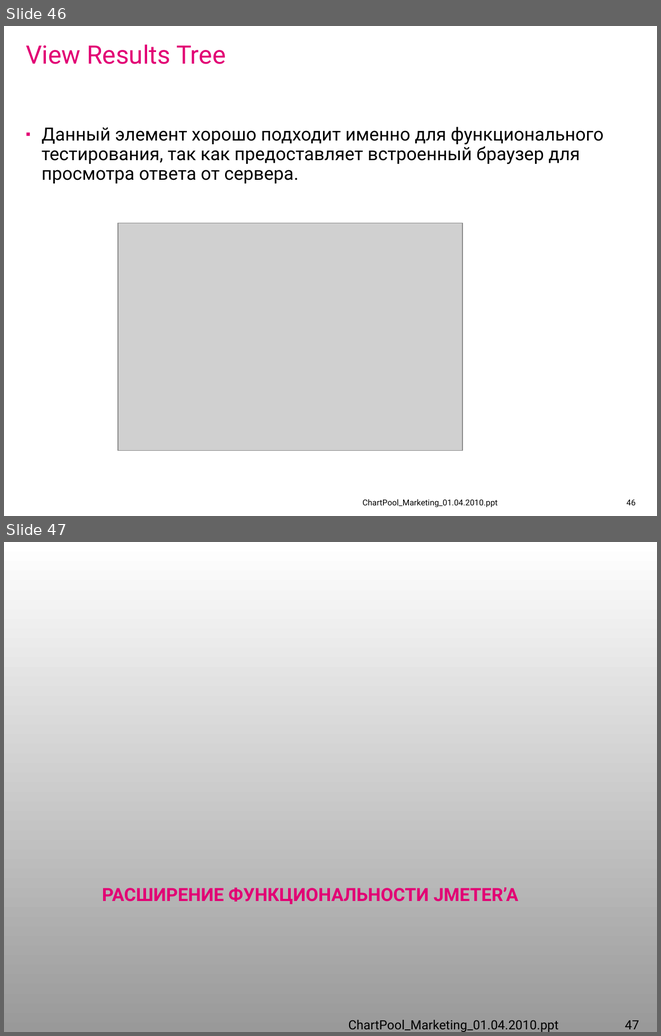
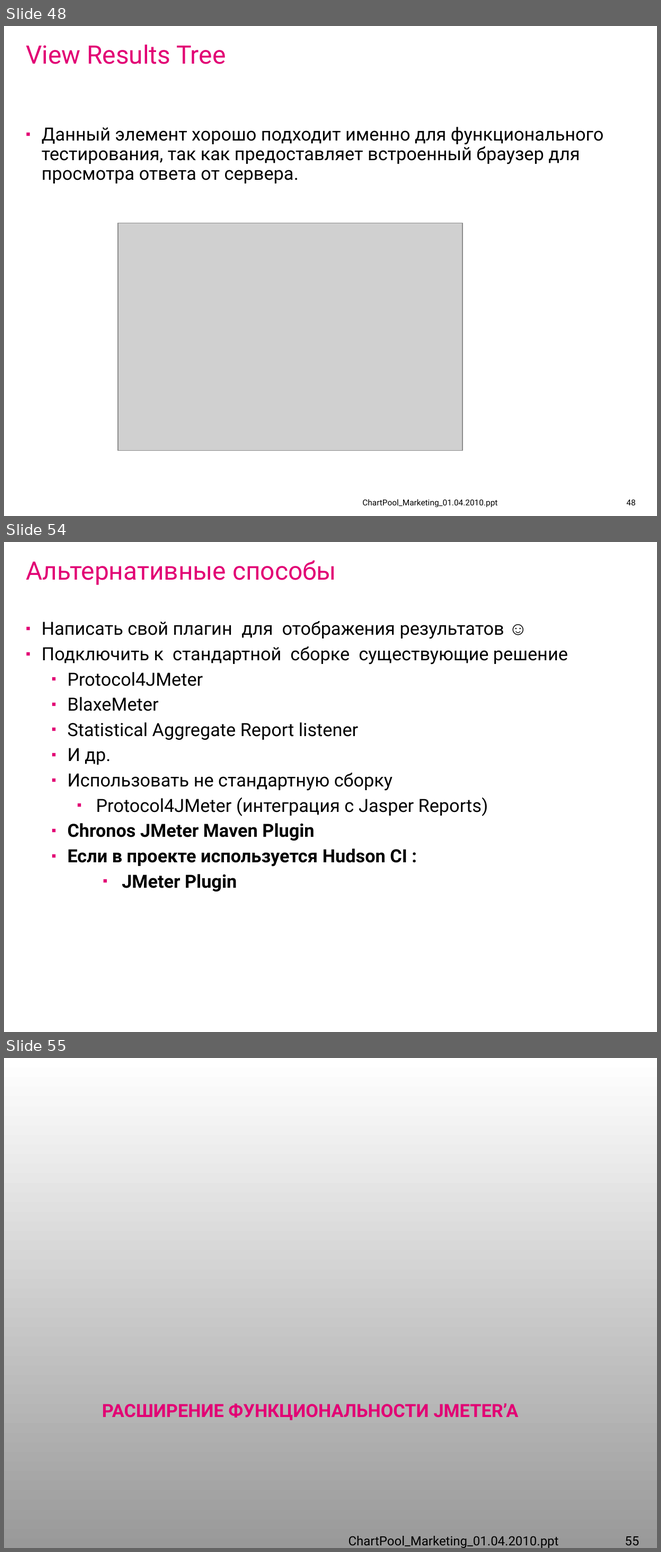
Before and after one commit to IvanCS/JMeterAvtoTestingDemo, a slide deck: documents/presentation.ppt. Shown one above the other, each under a label of ours: slides 46 and 47 before the commit, slides 48, 54 and 55 after it; the slides between them are not shown. The pictures are 661x1036 and 661x1552 pixels, drawn with LibreOffice and Linux fonts; fonts in the diff are those of the drawing; grey boxes stand for pictures; background and template pictures are left out. Boxes give left, top, right and bottom in pixels: in the first picture for what was removed or moved away, otherwise in the second. Text is boxed around its words. In the diff, an @@ line names an element or a change of style, - is before the commit and + after.

```diff
--- a/documents/presentation.ppt
+++ b/documents/presentation.ppt
@@ slide 54 added at (4, 542, 657, 1032), background #FFFFFF @@
@@ title added at (26, 560, 336, 585), 28 pt, text #E20074 @@
+Альтернативные способы
@@ text added at (42, 621, 568, 891), 20 pt, text #000000 @@
+▪ Написать свой плагин для отображения результатов ☺
+▪ Подключить к стандартной сборке существующие решение
+  ▪ Protocol4JMeter
+  ▪ BlaxeMeter
+  ▪ Statistical Aggregate Report listener
+  ▪ И др.
+  ▪ Использовать не стандартную сборку
+      ▪ Protocol4JMeter (интеграция с Jasper Reports)
+  ▪ Chronos JMeter Maven Plugin
+  ▪ Если в проекте используется Hudson CI :
+        ▪ JMeter Plugin
@@ what was slide 46 is now slide 48 @@
@@ page number at (626, 499, 635, 505): text changed @@
-46
+48
@@ what was slide 47 is now slide 55 @@
@@ page number at (625, 1536, 639, 1545): text changed @@
-47
+55
```
Also in this commit, not shown: 6 slides changed, 8 other slides added, 12 other files.
